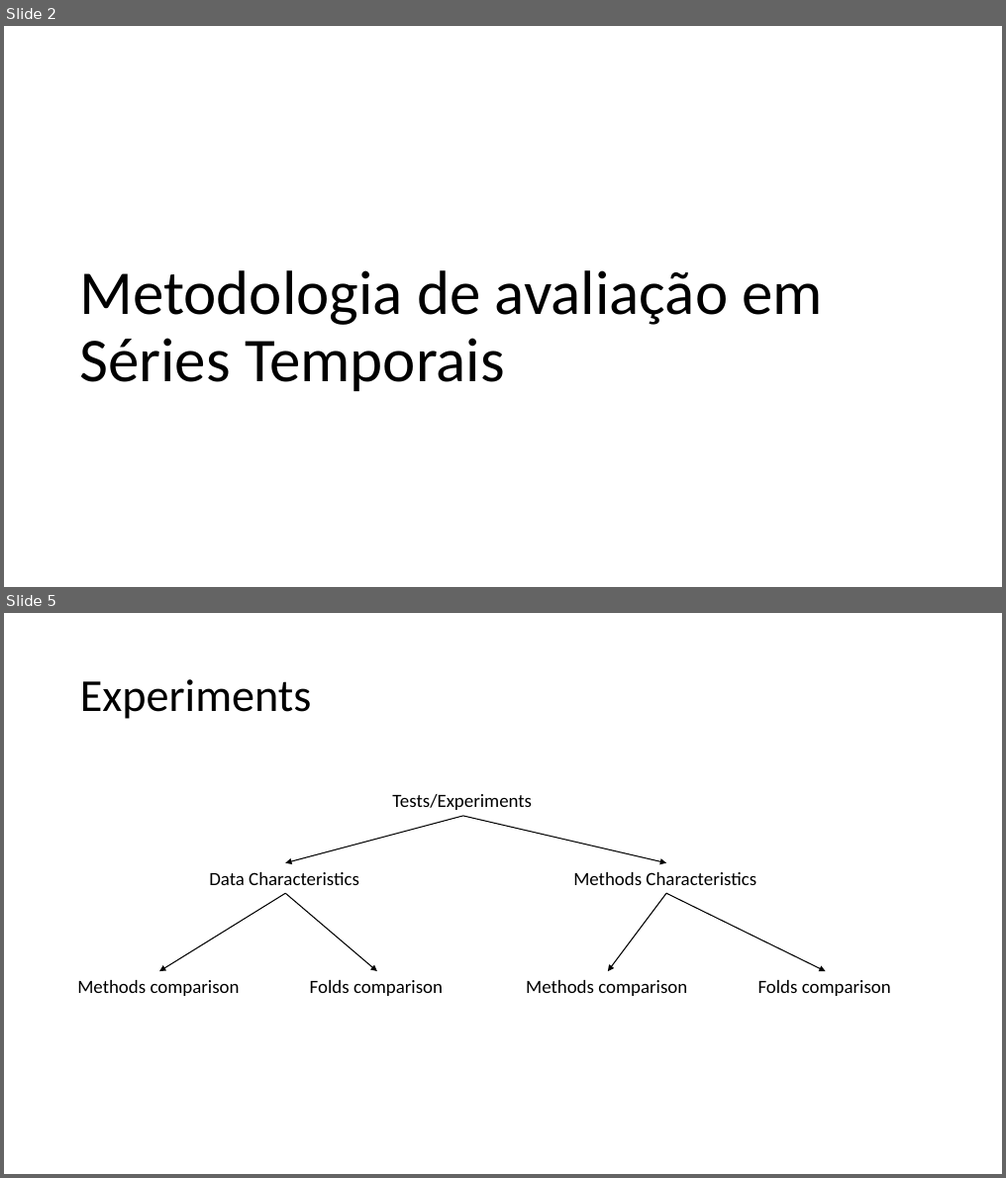
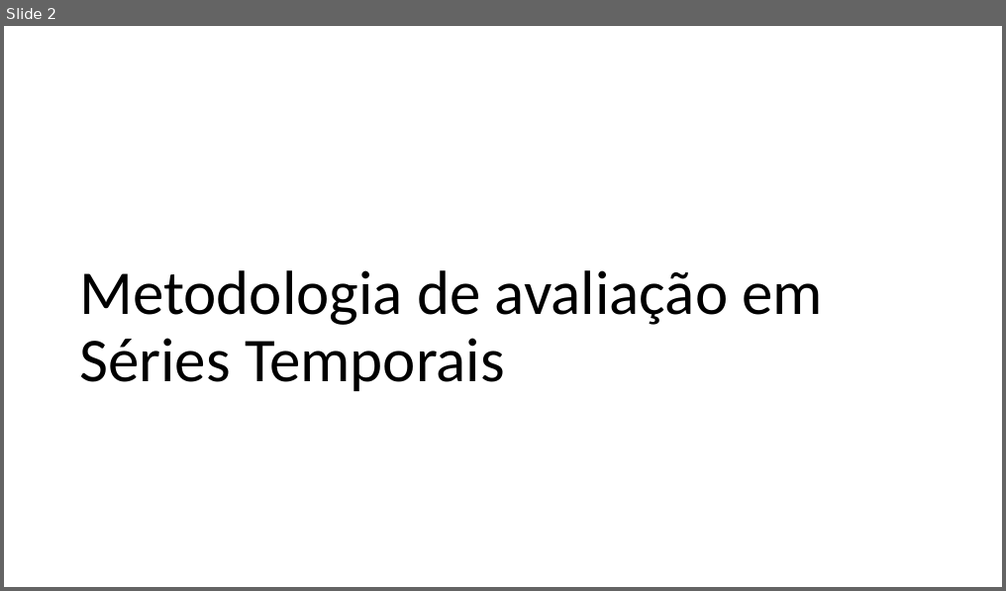
Before and after one commit to MiguelLoureiro98/timecave, a slide deck: papers/.ppt/TimeSeriesCV_15032024.pptx. Shown one above the other, each under a label of ours: slides 2 and 5 before the commit, slide 2 after it; the slides between them are not shown. The pictures are 1006x1178 and 1006x591 pixels, drawn with LibreOffice and Linux fonts; fonts in the diff are those of the drawing. Boxes give left, top, right and bottom in pixels: in the first picture for what was removed or moved away, otherwise in the second. Text is boxed around its words. In the diff, an @@ line names an element or a change of style, - is before the commit and + after.

```diff
--- a/papers/.ppt/TimeSeriesCV_15032024.pptx
+++ b/papers/.ppt/TimeSeriesCV_15032024.pptx
@@ slide 5 removed at <box>4,613,1002,1174</box>, background #FFFFFF @@
@@ title removed at <box>80,679,312,719</box> @@
-Experiments
@@ arrow removed from (463, 816) to (285, 863) @@
@@ text removed at <box>392,794,532,810</box> @@
-Tests/Experiments
@@ arrow removed from (463, 816) to (666, 863) @@
@@ text removed at <box>209,872,359,885</box> @@
-Data Characteristics
@@ text removed at <box>573,872,756,885</box> @@
-Methods Characteristics
@@ arrow removed from (285, 894) to (159, 971) @@
@@ arrow removed from (285, 894) to (377, 971) @@
@@ arrow removed from (666, 894) to (608, 971) @@
@@ arrow removed from (666, 894) to (826, 971) @@
@@ text removed at <box>77,980,240,996</box> @@
-Methods comparison
@@ text removed at <box>310,980,443,996</box> @@
-Folds comparison
@@ text removed at <box>526,980,687,996</box> @@
-Methods comparison
@@ text removed at <box>758,980,891,996</box> @@
-Folds comparison
```
Also in this commit, not shown: 2 slides changed, 22 slides added, 4 other slides removed, 9 other files.
